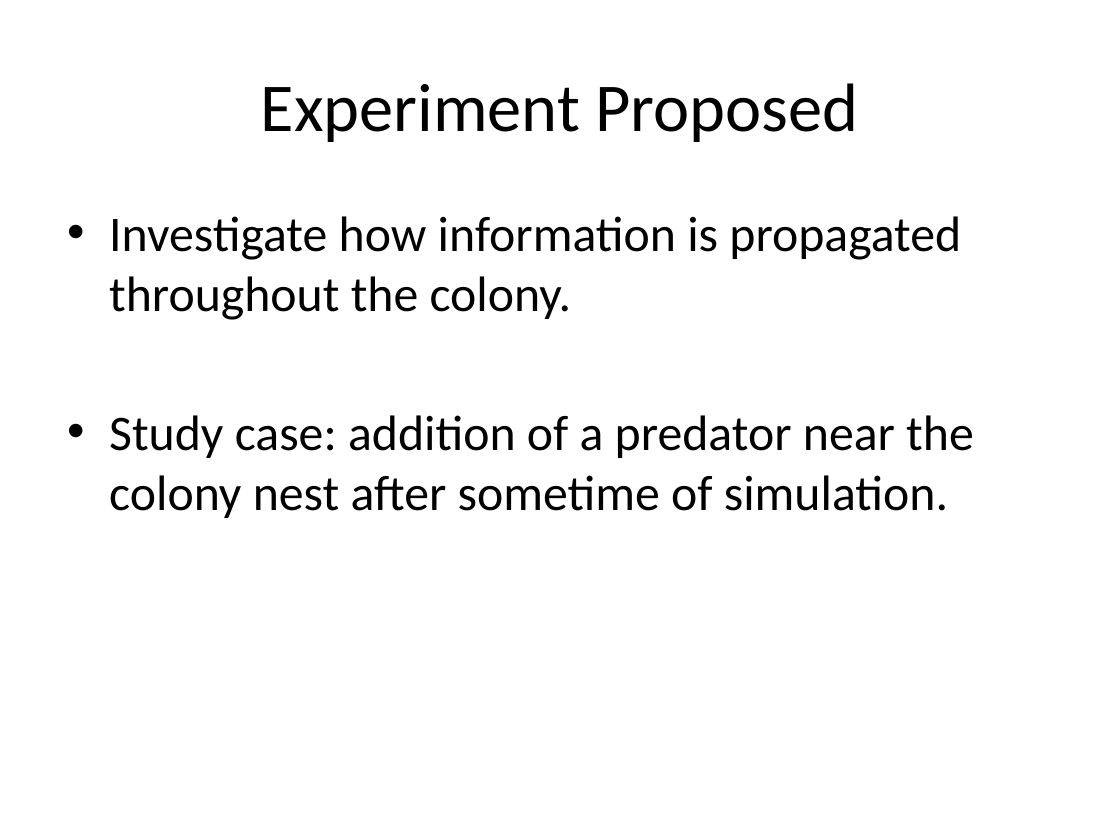
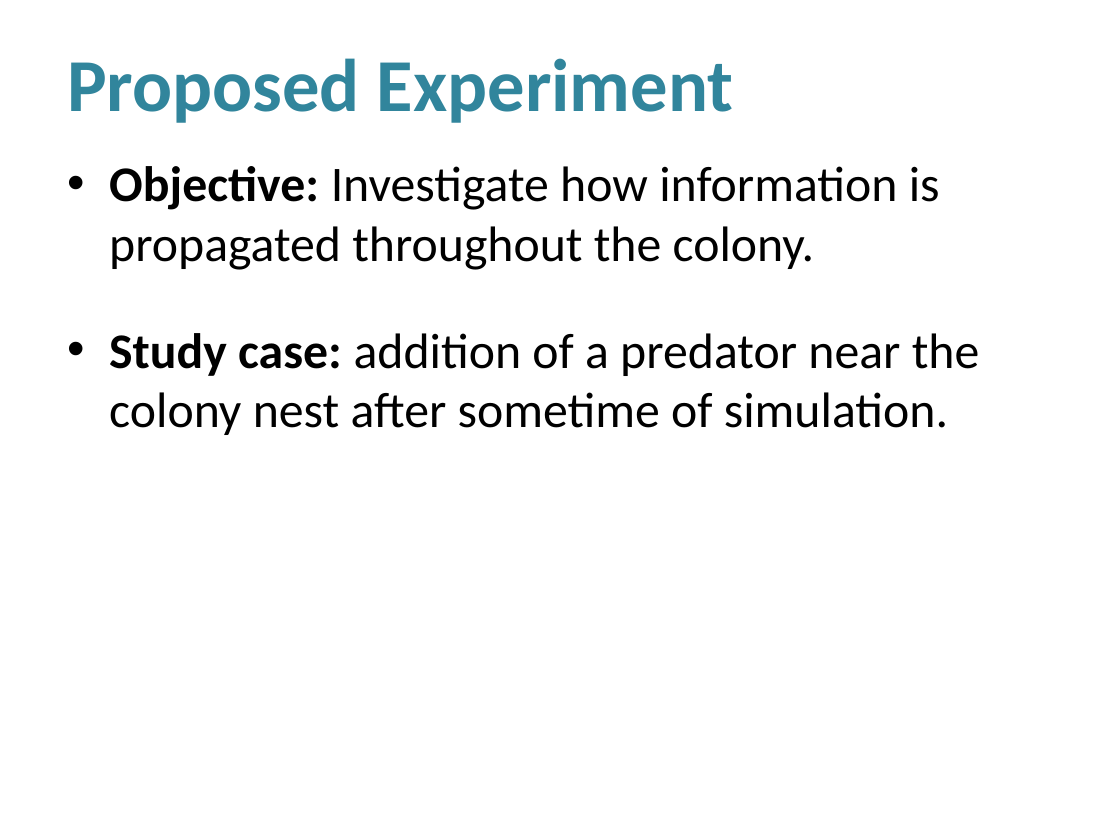
Before and after one commit to luiz-filipe/msc-project, a slide deck: slide 9 of presentation-june/Presentation.pptx (slide 10 before the commit). Drawn at 1120x840 pixels with LibreOffice and Linux fonts; fonts in the diff are those of the drawing; background and template pictures are left out. Boxes give left, top, right and bottom in pixels: in the first picture for what was removed or moved away, otherwise in the second. Text is boxed around its words. In the diff, an @@ line names an element or a change of style, - is before the commit and + after.

```diff
--- a/presentation-june/Presentation.pptx
+++ b/presentation-june/Presentation.pptx
@@ title at bbox=[67, 58, 733, 123]: text changed; size 44 to 48 pt; text colour #000000 to #31859C; bold on @@
-Experiment Proposed
+Proposed Experiment
@@ text "Objective: Investigate how information is ...": place and size @@
-text "Objective: Investigate how information is ..." at bbox=[109, 216, 974, 518]
+text "Objective: Investigate how information is ..." at bbox=[109, 166, 980, 435]
@@ text at bbox=[109, 166, 940, 270]: text changed @@
-• Investigate how information is propagated throughout the colony.
+• Objective: Investigate how information is propagated throughout the colony.
@@ text at bbox=[109, 333, 980, 435]: bold on in "Study case:"; more space between paragraphs @@
```
Also in this commit, not shown: 8 other slides changed, 4 slides added, 5 slides removed, 13 other files.
